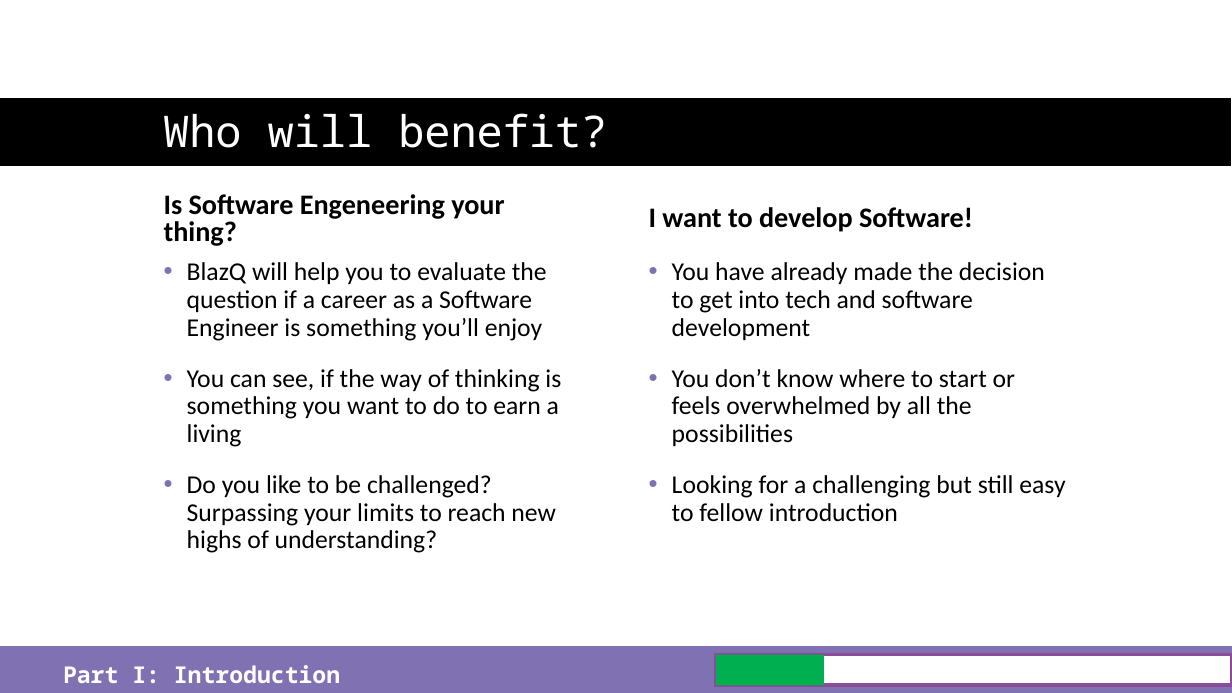
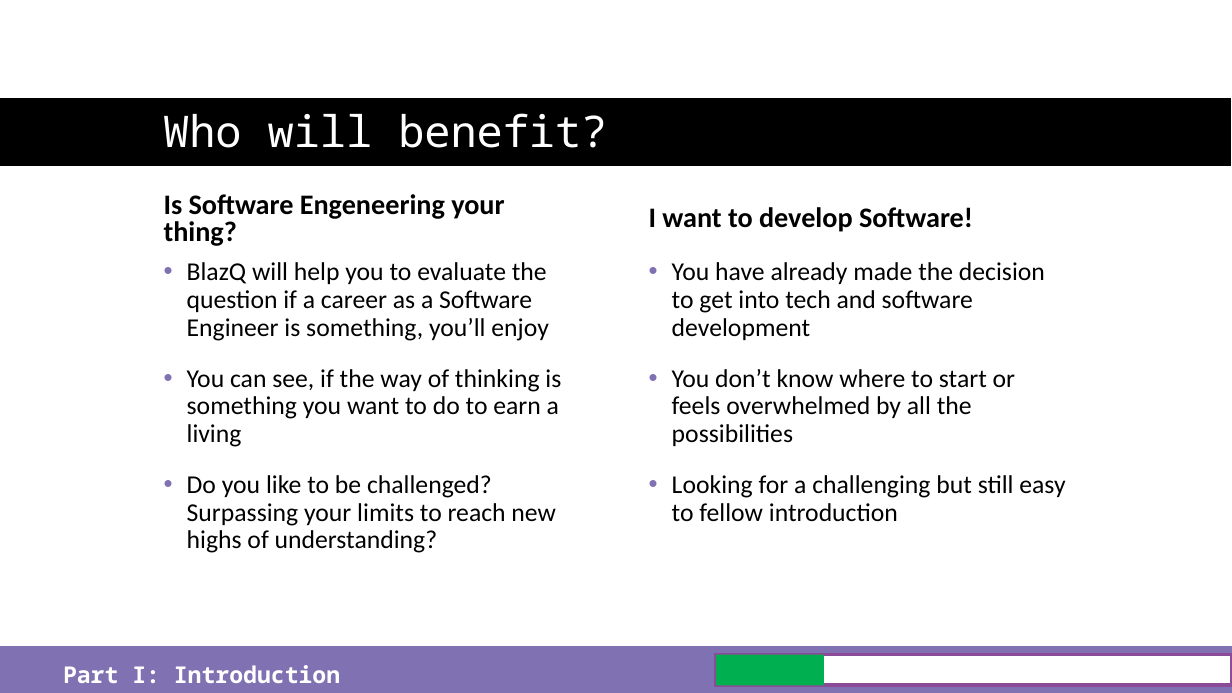
Before and after one commit to just-the-benno/BlazQ, a slide deck: slide 6 of episode1/media/slides-episode-1.pptx. Drawn at 1232x693 pixels with LibreOffice and Linux fonts; fonts in the diff are those of the drawing; background and template pictures are left out. Boxes give left, top, right and bottom in pixels: in the first picture for what was removed or moved away, otherwise in the second. Text is boxed around its words. In the diff, an @@ line names an element or a change of style, - is before the commit and + after.

```diff
--- a/episode1/media/slides-episode-1.pptx
+++ b/episode1/media/slides-episode-1.pptx
@@ text at (x1=187, y1=262, x2=548, y2=341): text changed @@
-• BlazQ will help you to evaluate the question if a career as a Software Engineer is something you’ll enjoy
+• BlazQ will help you to evaluate the question if a career as a Software Engineer is something, you’ll enjoy
```
Also in this commit, not shown: 2 slides added.
